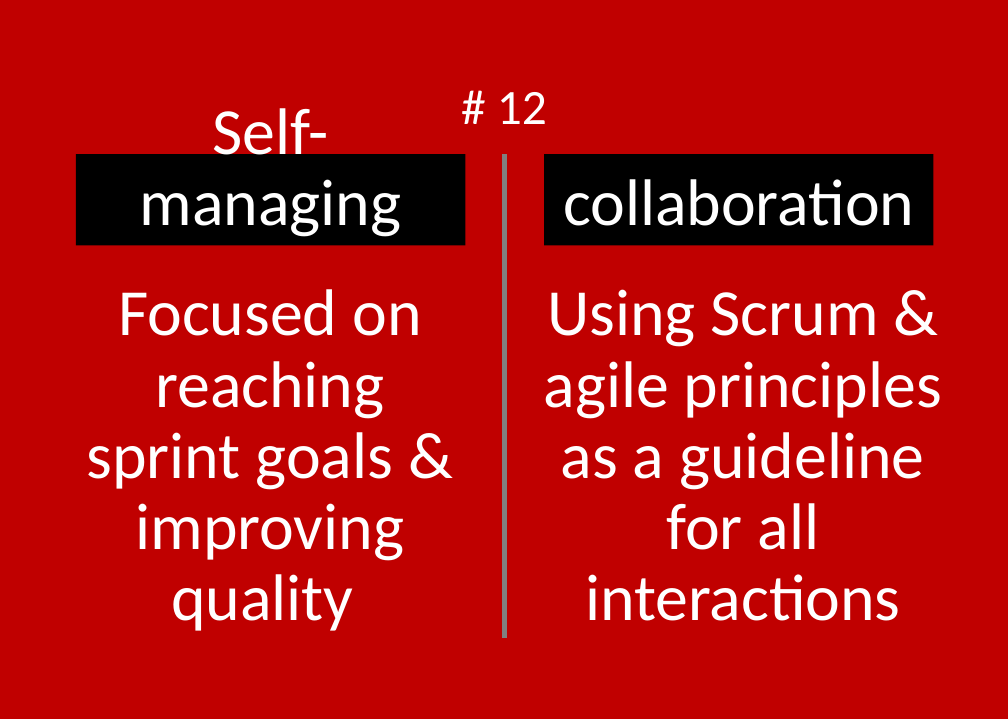
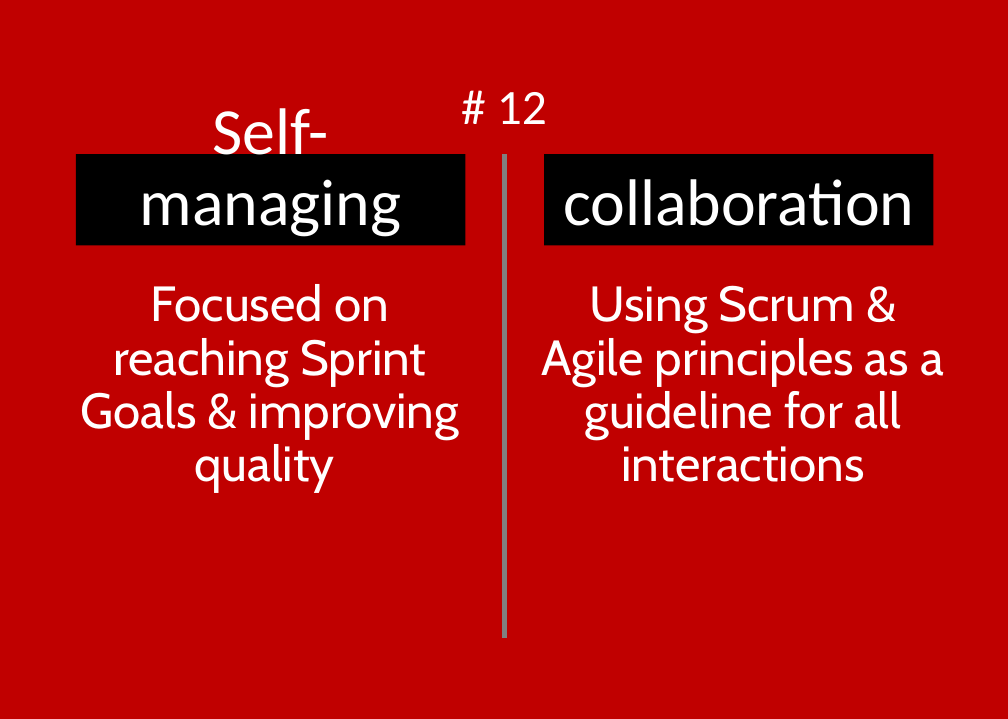
Before and after one commit to ScrumFacilitators/Exploring-Self-Management, a slide deck: slide 44 of Exploring Self-Management.pptx. Drawn at 1008x719 pixels with LibreOffice and Linux fonts; fonts in the diff are those of the drawing; background and template pictures are left out. Boxes give left, top, right and bottom in pixels: in the first picture for what was removed or moved away, otherwise in the second. Text is boxed around its words. In the diff, an @@ line names an element or a change of style, - is before the commit and + after.

Commit message:
Changed the font of the main text to the Ubuntu font to improve readibility. This should Fixes #3

```diff
--- a/Exploring Self-Management.pptx
+++ b/Exploring Self-Management.pptx
@@ text at (x1=81, y1=284, x2=459, y2=492): text changed; size 40 to 30 pt; font Calibri to Cabin @@
-Focused on reaching sprint goals & improving quality
+Focused on reaching Sprint Goals & improving quality
@@ text at (x1=542, y1=285, x2=944, y2=482): text changed; size 40 to 30 pt; font Calibri to Cabin @@
-Using Scrum & agile principles as a guideline for all interactions
+Using Scrum & Agile principles as a guideline for all interactions
```
Also in this commit, not shown: 39 other slides changed.
